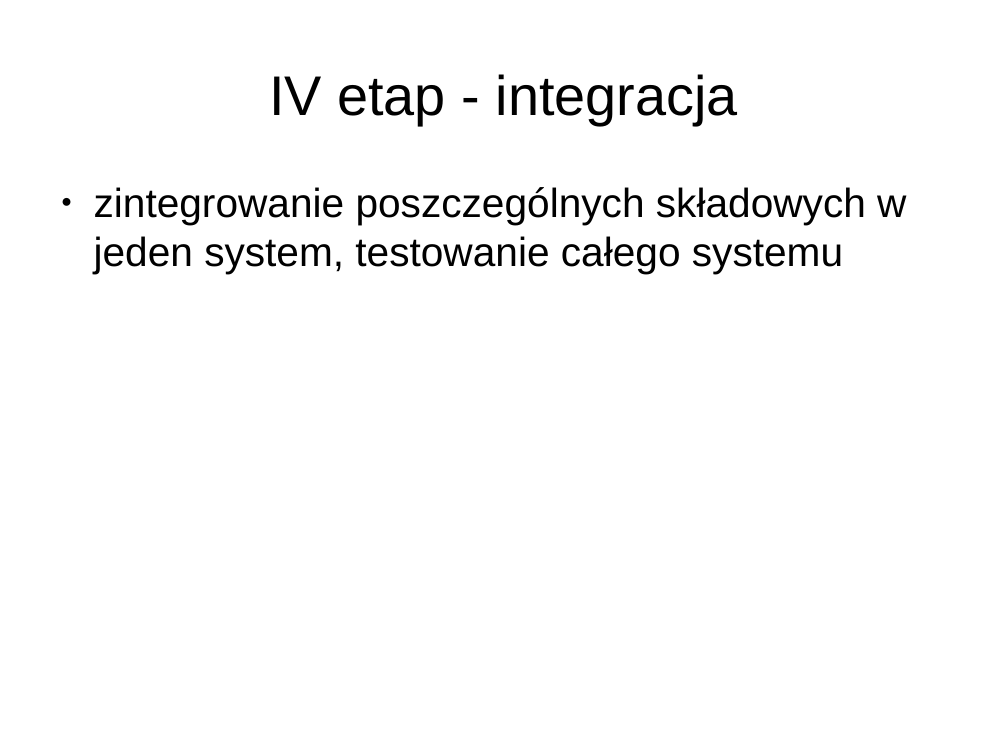
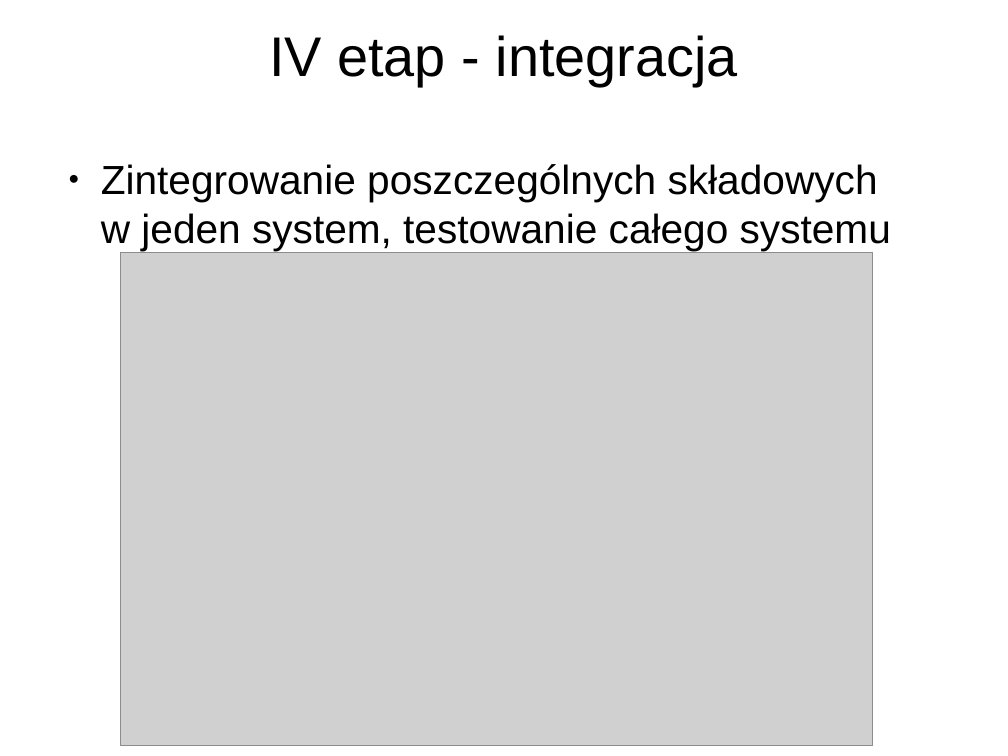
Before and after one commit to ZUTIO/IO, a slide deck: slide 15 of IO - prezentacja.odp. Drawn at 1008x756 pixels with LibreOffice and Linux fonts; fonts in the diff are those of the drawing; grey boxes stand for pictures; background and template pictures are left out. Boxes give left, top, right and bottom in pixels: in the first picture for what was removed or moved away, otherwise in the second. Text is boxed around its words. In the diff, an @@ line names an element or a change of style, - is before the commit and + after.

```diff
--- a/IO - prezentacja.odp
+++ b/IO - prezentacja.odp
@@ title "IV etap - integracja": place and size @@
-title "IV etap - integracja" at (269,74,738,125)
+title "IV etap - integracja" at (269,35,738,86)
@@ text at (101,164,891,250): text changed @@
-● zintegrowanie poszczególnych składowych w jeden system, testowanie całego systemu
+● Zintegrowanie poszczególnych składowych w jeden system, testowanie całego systemu
@@ picture added at (121,252,874,746) @@
```
Also in this commit, not shown: 14 other slides changed, 2 slides added, 21 other files.
